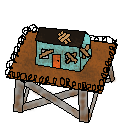
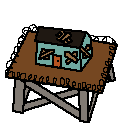
Layer changes from the first w=128, h=128 image to the second:
added layer "Layer 1" above "Layer 1 copy" over [5,26,118,123]
added layer "Layer 1 copy" above "structure outline" over [5,26,118,123]
hid "structure outline" over [6,26,118,123]
hid "detail color" over [10,33,117,124]
hid "base color" over [7,28,117,122]
